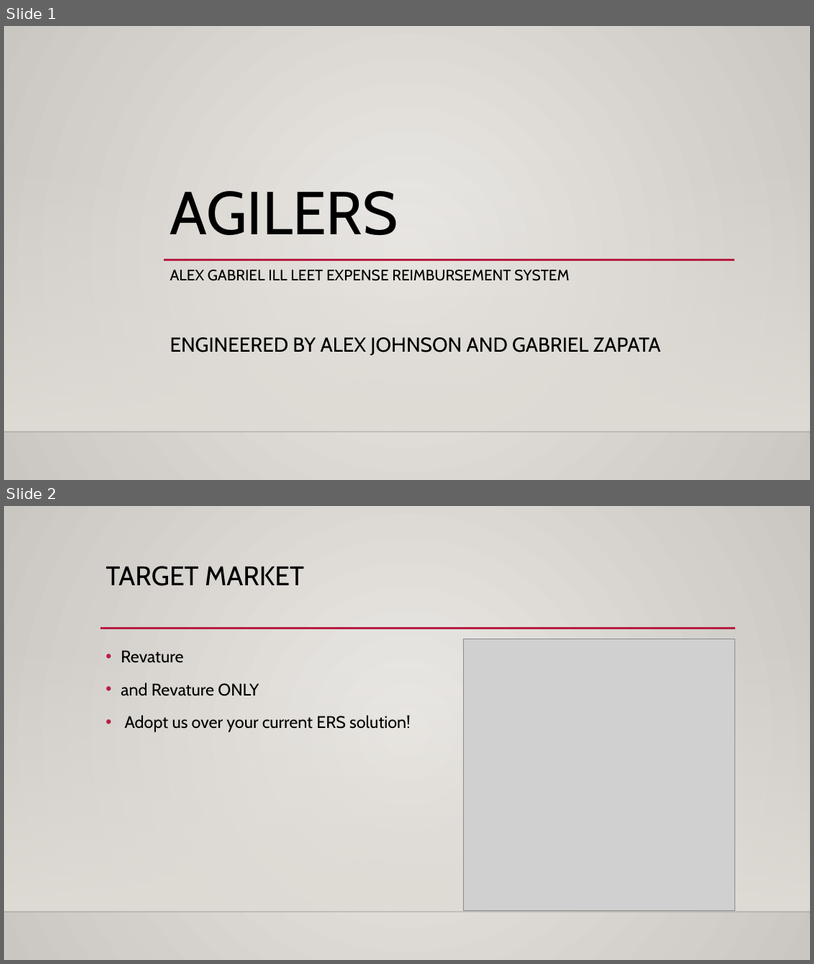
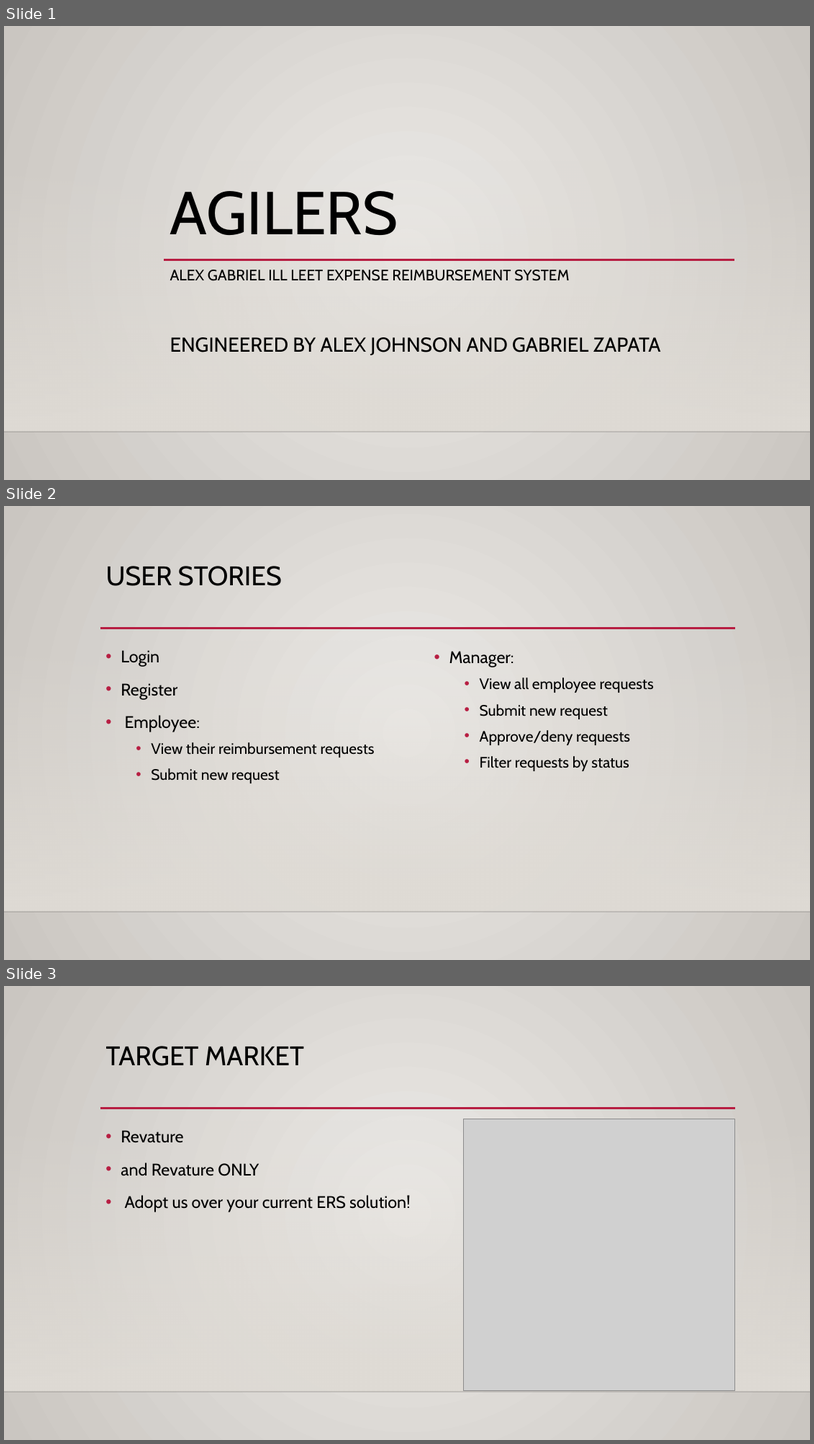
Before and after one commit to gabrielzapata19/Project1_Alex_Gabriel, a slide deck: project_one_alex_gabriel/src/main/resources/Project One Presentation.pptx. Shown one above the other, each under a label of ours: slides 1 and 2 before the commit, slides 1, 2 and 3 after it. The pictures are 814x964 and 814x1444 pixels, drawn with LibreOffice and Linux fonts; fonts in the diff are those of the drawing; grey boxes stand for pictures; background and template pictures are left out. Boxes give left, top, right and bottom in pixels: in the first picture for what was removed or moved away, otherwise in the second. Text is boxed around its words. In the diff, an @@ line names an element or a change of style, - is before the commit and + after.

```diff
--- a/project_one_alex_gabriel/src/main/resources/Project One Presentation.pptx
+++ b/project_one_alex_gabriel/src/main/resources/Project One Presentation.pptx
@@ slide 2 added at (x1=4, y1=506, x2=810, y2=960), background gradient #ECEAE7 to #CAC7C1; not listed: 3 template elements that a slide beside it also shows @@
@@ title added at (x1=106, y1=566, x2=282, y2=586), 32 pt, text #000000 @@
+USER STORIES
@@ text added at (x1=121, y1=650, x2=375, y2=783), 18 pt, text #000000 @@
+• Login
+• Register
+• Employee:
+  • View their reimbursement requests
+  • Submit new request
@@ text added at (x1=450, y1=651, x2=654, y2=771), 18 pt, text #000000 @@
+• Manager:
+  • View all employee requests
+  • Submit new request
+  • Approve/deny requests
+  • Filter requests by status
@@ what was slide 2 is now slide 3 @@
```
Also in this commit, not shown: 4 other slides added, 1 slide removed, 2 other files.
